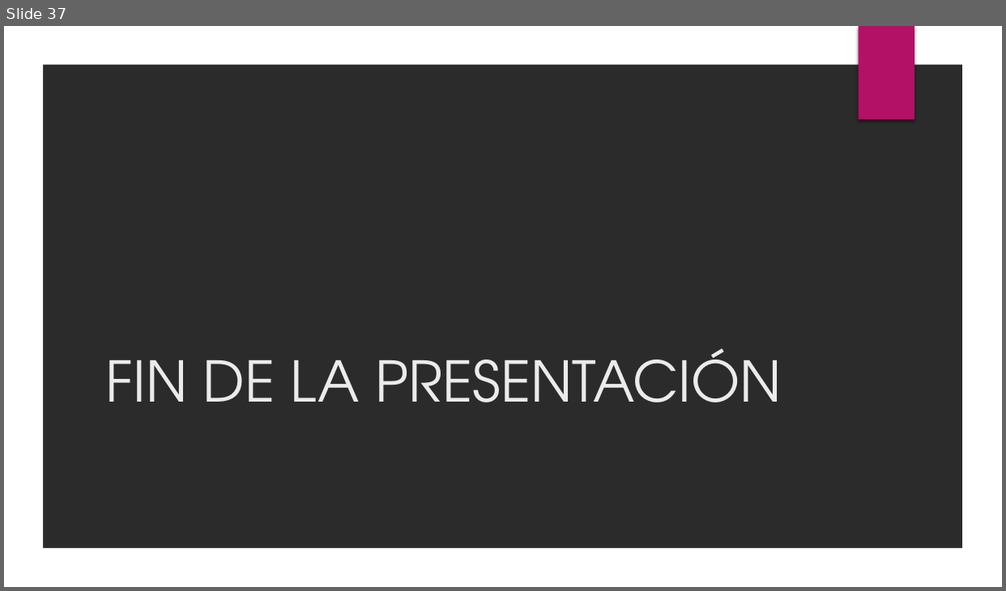
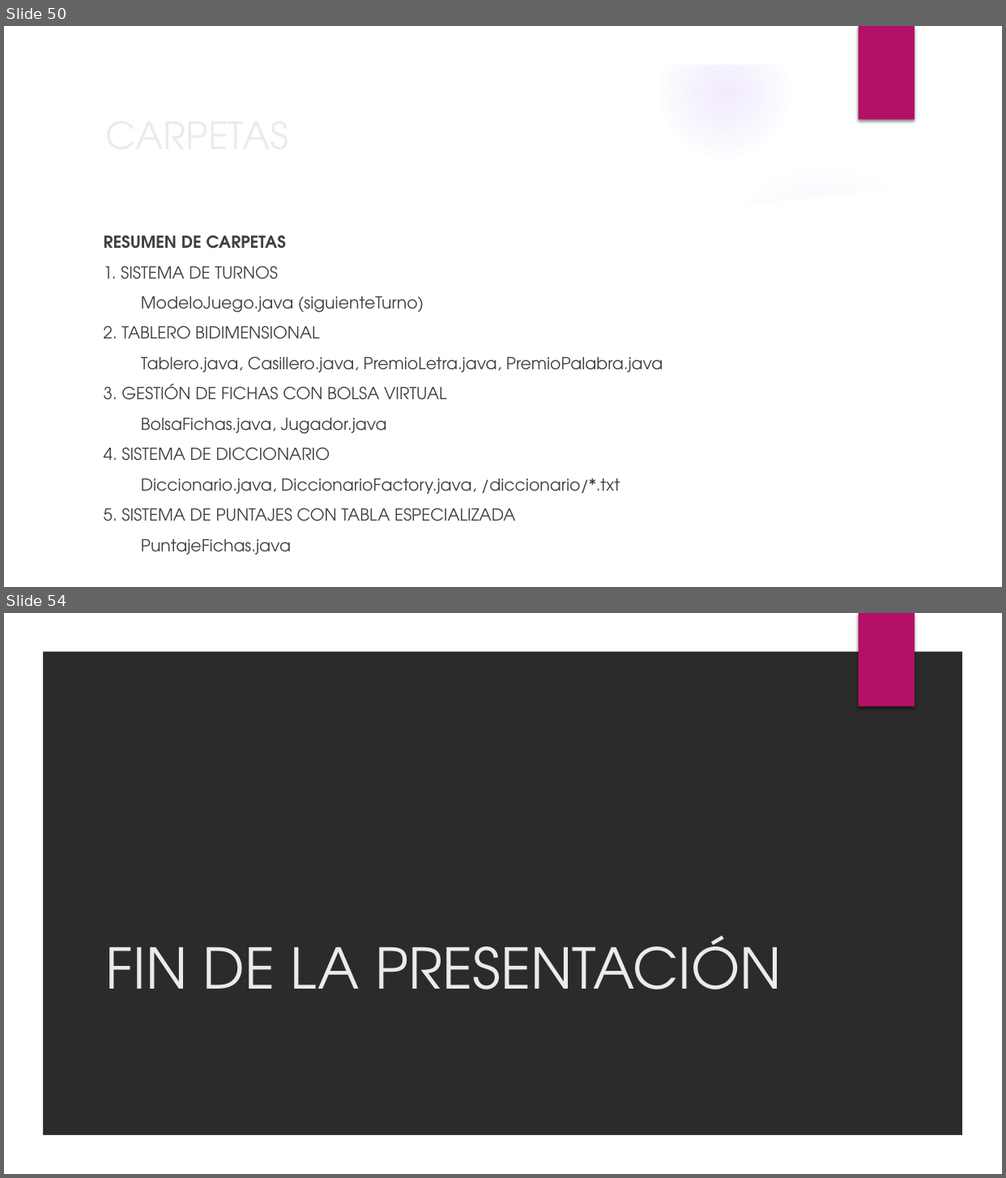
Before and after one commit to BinaryJuan/scrabble-poo, a slide deck: SCRABBLE.pptx. Shown one above the other, each under a label of ours: slide 37 before the commit, slides 50 and 54 after it; the slides between them are not shown. The pictures are 1006x591 and 1006x1178 pixels, drawn with LibreOffice and Linux fonts; fonts in the diff are those of the drawing; background and template pictures are left out; a plain dark background stands for a picture behind light text. Boxes give left, top, right and bottom in pixels: in the first picture for what was removed or moved away, otherwise in the second. Text is boxed around its words. In the diff, an @@ line names an element or a change of style, - is before the commit and + after.

```diff
--- a/SCRABBLE.pptx
+++ b/SCRABBLE.pptx
@@ slide 50 added at [4,26,1002,587], background picture (left out); not listed: 2 template elements that a slide beside it also shows @@
@@ title added at [98,105,816,163], 36 pt, text #EBEBEB @@
+CARPETAS
@@ group added at [4,27,971,587]: 5 ellipses, 2 freeform shapes @@
@@ text added at [104,235,663,555], 16 pt, text #404040 @@
+RESUMEN DE CARPETAS
+1. SISTEMA DE TURNOS
+ModeloJuego.java (siguienteTurno)
+2. TABLERO BIDIMENSIONAL
+Tablero.java, Casillero.java, PremioLetra.java, PremioPalabra.java
+3. GESTIÓN DE FICHAS CON BOLSA VIRTUAL
+BolsaFichas.java, Jugador.java
+4. SISTEMA DE DICCIONARIO
+Diccionario.java, DiccionarioFactory.java, /diccionario/*.txt
+5. SISTEMA DE PUNTAJES CON TABLA ESPECIALIZADA
+PuntajeFichas.java
@@ what was slide 37 is now slide 54 @@
```
Also in this commit, not shown: 1 slide changed, 16 other slides added, 10 other files.
